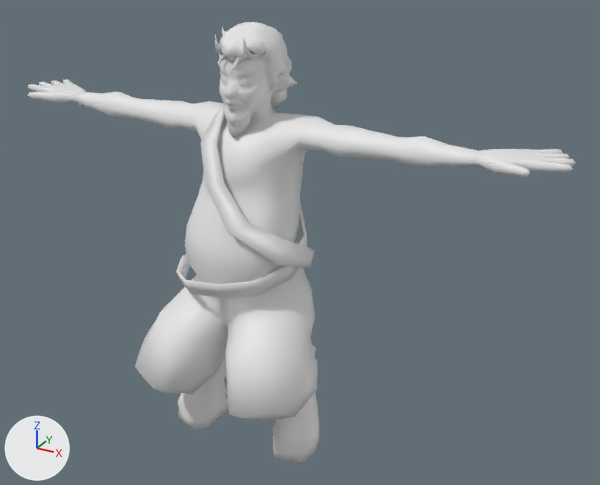
What one commit did to the FBX model Content/Models/Characters/Satyr.fbx.
The view is the same before and after, from a 50 mm camera at (1.45, -2.33, 1.94) aimed at (0.18, -0.03, 0.79). Every picture has the same lights, and +X, +Y and +Z are marked at lower left. Where no turn or scale is listed for an object, it has been applied to the vertices.
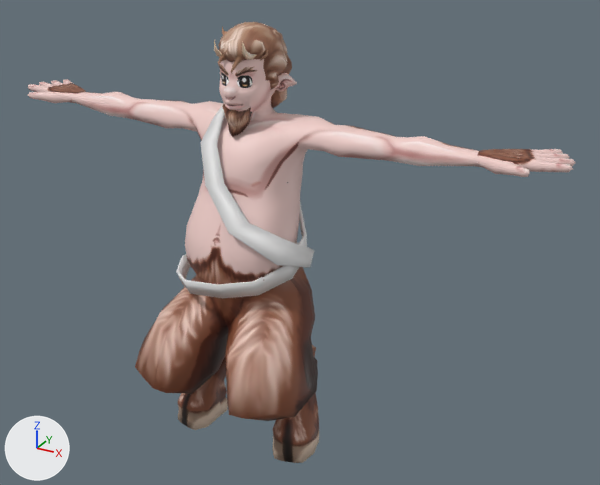
Boxes (x1, y1, x2, y2) around the edits, measured in the pictures (600 x 485 px; the box of a moved part takes in the faces that stretch with it):
'Cube.001', surface changed, reshaped: (28, 22, 576, 463) in both
part 1 of me_cube_002, moved or reshaped: before (215, 34, 269, 59); after (214, 40, 269, 60)
part 2 of me_cube_002, surface changed: (28, 22, 576, 421) in both
part 3 of me_cube_002, recoloured (grey to brown): (178, 356, 319, 463) in both

The edits, one by one:
Picture 'Satyr-body.png' (img_satyr_body_png) is new.
In material 'Material' (mat_material), base_color is no longer (0.8, 0.8, 0.8), white #e7e7e7.
In material 'Material' (mat_material), texture is now set to img_satyr_body_png.
me_cube_002 is used by ob_cube_001; location (0.0, -0.19, 0.347).
me_cube_002 had 2470 vertices, 2476 faces and spanned x -1.04..1.04, y -0.24..0.33, z -0.35..1.17.
me_cube_002 now has 2470 vertices, 2474 faces and spans x -1.04..1.04, y -0.24..0.33, z -0.35..1.17.
Part 1, on me_cube_002:
1 vertex is removed from x 0.09, y 0.11, z 1.09.
16 faces are deleted.
8 vertices in x -0.05..0.06, y 0.04..0.05, z 1.12..1.15 move by (0.0, -0.01, -0.02).
6 vertices in x -0.06..0.06, y 0.04..0.06, z 1.09..1.11 move by (0.0, 0.0, -0.01).
5 vertices in x -0.06..0.06, y 0.04..0.06, z 1.09..1.12 move by (0.0, 0.0, -0.02).
4 vertices move from x -0.05..0.06, y 0.04..0.05, z 1.09..1.14 to x -0.05..0.06, y 0.03..0.06, z 1.07..1.13.
1 vertex is added at (0.09, 0.11, 1.08).
16 new faces join them.
me_cube_002 part 2: 2463 kept faces spanning x -1.04..1.04, y -0.24..0.33, z -0.35..1.17 get new texture (UV) coordinates.
me_cube_002 part 3: 154 faces spanning x -0.3..0.3, y -0.03..0.23, z -0.35..-0.09 switch from mat_material_002 (white #e7e7e7) to mat_material (picture img_satyr_body_png).
